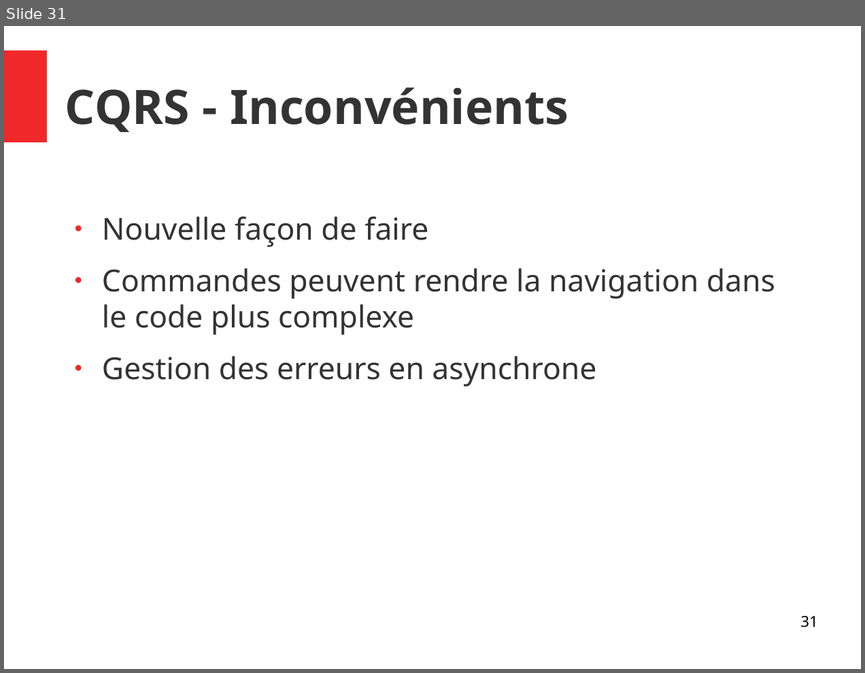
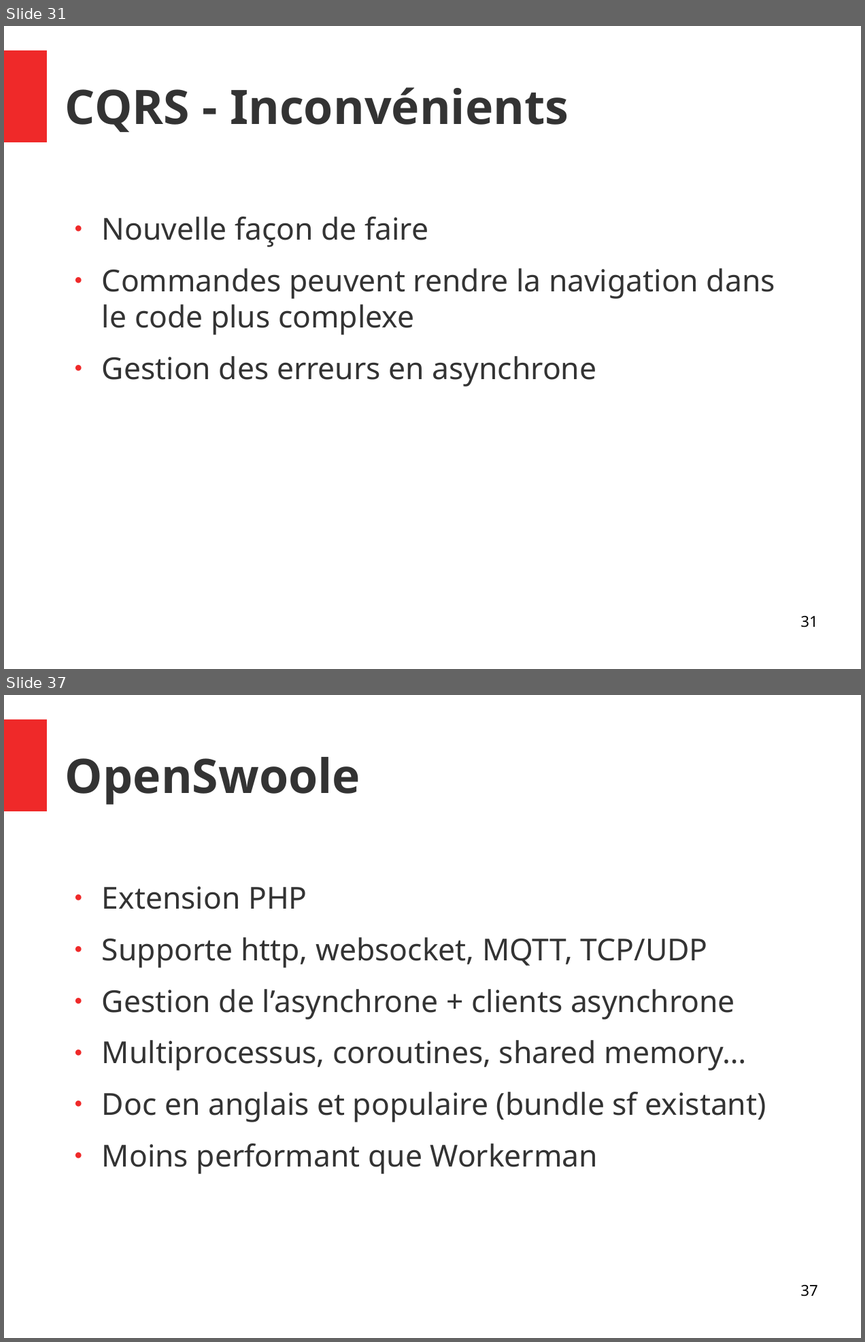
Before and after one commit to vincent4vx/mvp-poc, a slide deck: retrospective.odp. Shown one above the other, each under a label of ours: slide 31 before the commit, slides 31 and 37 after it; the slides between them are not shown. The pictures are 865x673 and 865x1342 pixels, drawn with LibreOffice and Linux fonts; fonts in the diff are those of the drawing. Boxes give left, top, right and bottom in pixels: in the first picture for what was removed or moved away, otherwise in the second. Text is boxed around its words. In the diff, an @@ line names an element or a change of style, - is before the commit and + after.

Commit message:
OpenSwoole + rétrospective

```diff
--- a/retrospective.odp
+++ b/retrospective.odp
@@ slide 37 added at (x1=4, y1=695, x2=861, y2=1338), background #FFFFFF; not listed: 1 template element that a slide beside it also shows @@
@@ title added at (x1=65, y1=757, x2=360, y2=804), 44 pt, text #333333, bold @@
+OpenSwoole
@@ text added at (x1=102, y1=886, x2=766, y2=1174), 28 pt, text #333333 @@
+● Extension PHP
+● Supporte http, websocket, MQTT, TCP/UDP
+● Gestion de l’asynchrone + clients asynchrone
+● Multiprocessus, coroutines, shared memory…
+● Doc en anglais et populaire (bundle sf existant)
+● Moins performant que Workerman
@@ page number added at (x1=800, y1=1285, x2=817, y2=1296), 14 pt, text #000000 @@
+37
```
Also in this commit, not shown: 1 slide changed, 7 other slides added, 11 other files.
